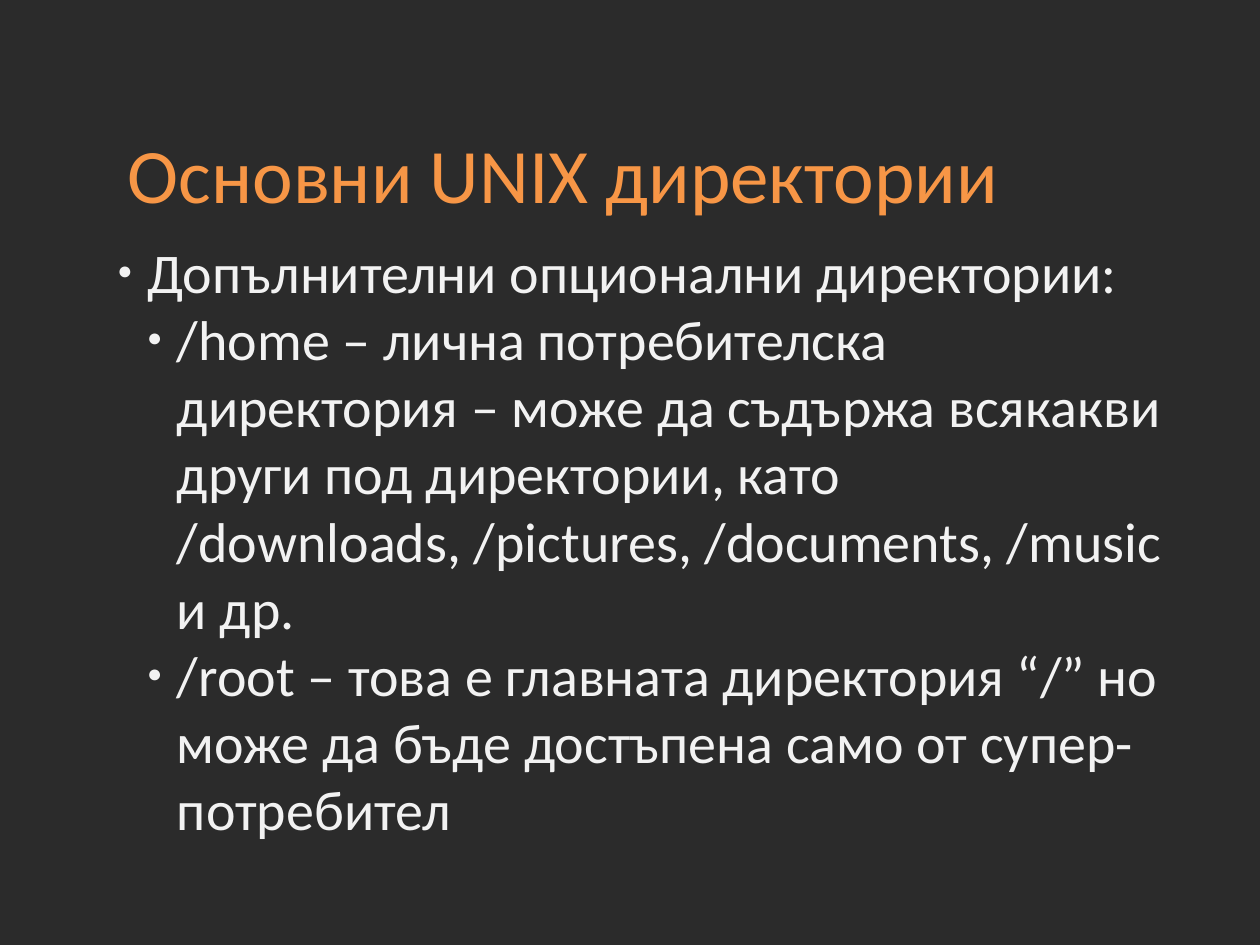
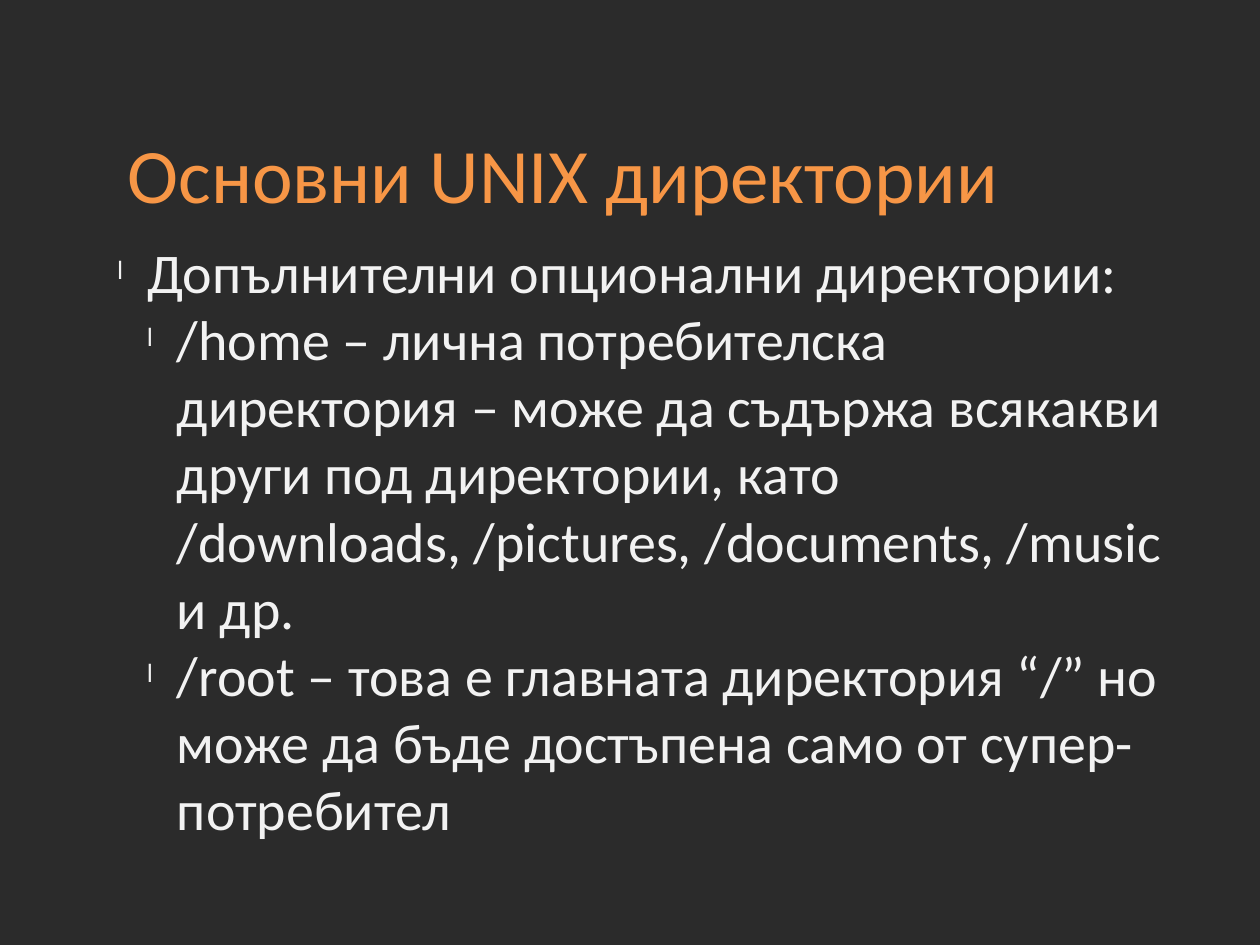
Before and after one commit to Academy-Soft-Intellect/Qality-Assurance-Course, a slide deck: slide 9 of 02-OSs-and-VMs.pptx. Drawn at 1260x945 pixels with LibreOffice and Linux fonts; fonts in the diff are those of the drawing; background and template pictures are left out; a plain dark background stands for a picture behind light text. Boxes give left, top, right and bottom in pixels: in the first picture for what was removed or moved away, otherwise in the second. Text is boxed around its words. In the diff, an @@ line names an element or a change of style, - is before the commit and + after.

```diff
--- a/02-OSs-and-VMs.pptx
+++ b/02-OSs-and-VMs.pptx
@@ text "Допълнителни опционални директории:" at box(147, 257, 1161, 839): bullet ● to l @@
```
Also in this commit, not shown: 5 other slides changed.
